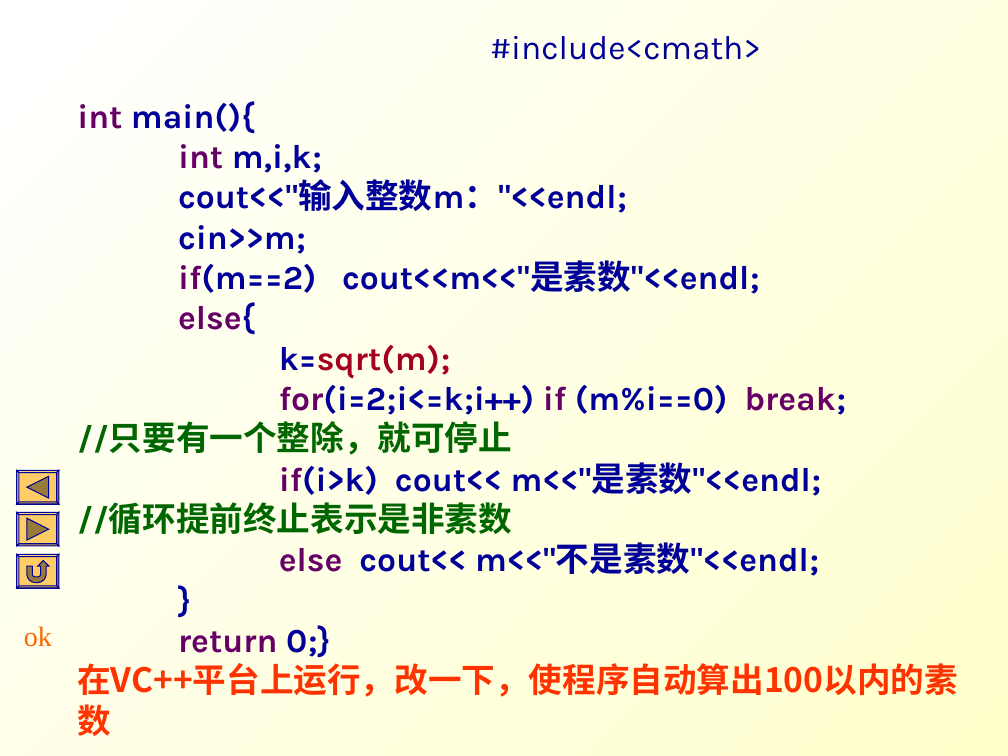
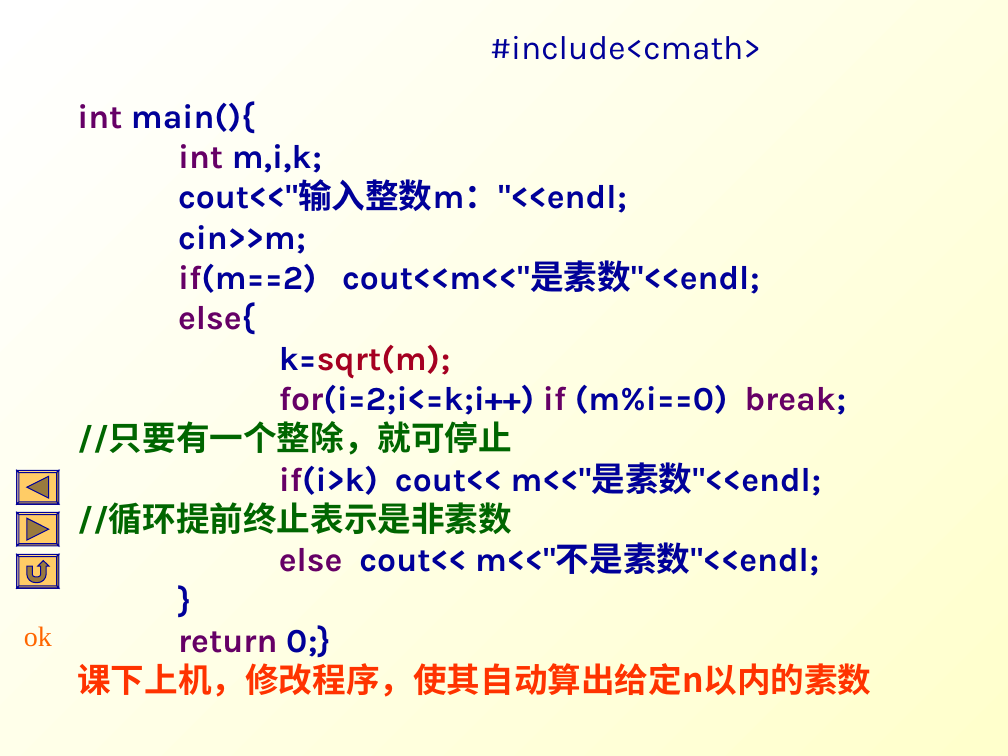
Before and after one commit to Changhe160/Changhe160.github.io, a slide deck: slide 87 of teachingRes/Cplusplus/unit02控制结构.ppt. Drawn at 1008x756 pixels with LibreOffice and Linux fonts; fonts in the diff are those of the drawing. Boxes give left, top, right and bottom in pixels: in the first picture for what was removed or moved away, otherwise in the second. Text is boxed around its words. In the diff, an @@ line names an element or a change of style, - is before the commit and + after.

```diff
--- a/teachingRes/Cplusplus/unit02控制结构.ppt
+++ b/teachingRes/Cplusplus/unit02控制结构.ppt
@@ text at [77, 663, 871, 697]: text changed @@
-在VC++平台上运行，改一下，使程序自动算出100以内的素数
+课下上机，修改程序，使其自动算出给定n以内的素数
```
Also in this commit, not shown: 8 other slides changed, 1 slide added, 1 slide removed.
